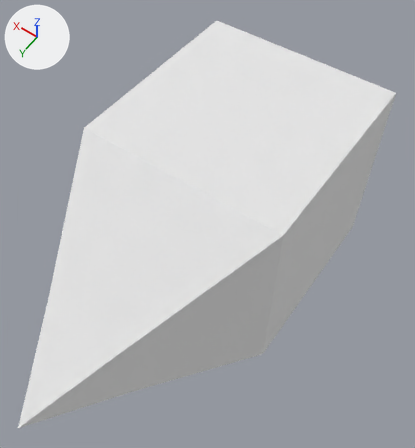
The OBJ model resources/generic_object.obj, before and after one commit.
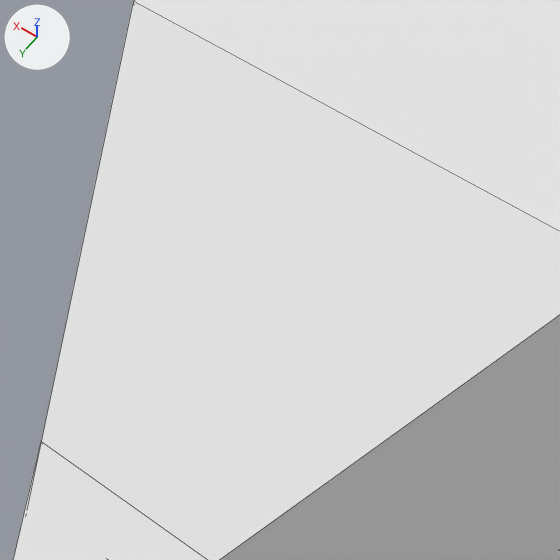
Each version appears first whole from a 50 mm camera at (-2.03, 3.41, 4.41) aimed at (-0.1, 0.7, 0.16), and next in a close-up on the part from 7% to 62% of the width and 28% to 79% of the height. Every picture has the same lights, and +X, +Y and +Z are marked at upper left. The close-ups show mesh edges as thin lines. Where no turn or scale is listed for an object, it has been applied to the vertices.

The older version as bpy lines, for what is in view:
```python
me_cube = bpy.data.meshes.new('Cube')
me_cube.from_pydata(...)  # 9 vertices, 9 faces; spans x -1.0..1.0, y -1.0..3.0, z -1.0..1.0
me_cube.materials.append(mat_none)  # white #e7e7e7
me_tip_cube_001 = bpy.data.meshes.new('tip_Cube.001')
me_tip_cube_001.from_pydata([(-0.37, 2.262, 0.37), (-0.37, 2.262, -0.37), (0.37, 2.262, 0.37), (0.37, 2.262, -0.37), (0.0, 3.044, 0.0)], [], [(2, 3, 4), (3, 1, 4), (0, 2, 4), (1, 0, 4)])
me_tip_cube_001.materials.append(mat_none)  # white #e7e7e7
ob_cube = bpy.data.objects.new('Cube', me_cube)
ob_cube.location = (0.0, 0.0, 0.0)
ob_tip_cube_001 = bpy.data.objects.new('tip_Cube.001', me_tip_cube_001)
ob_tip_cube_001.location = (0.0, 0.0, 0.0)
```
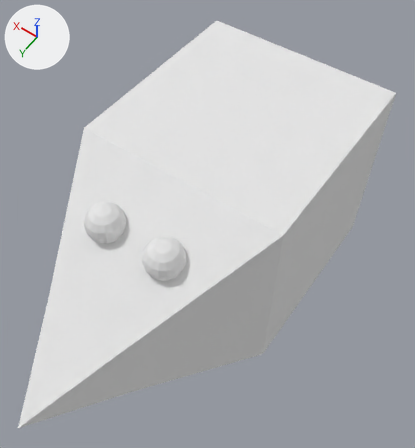
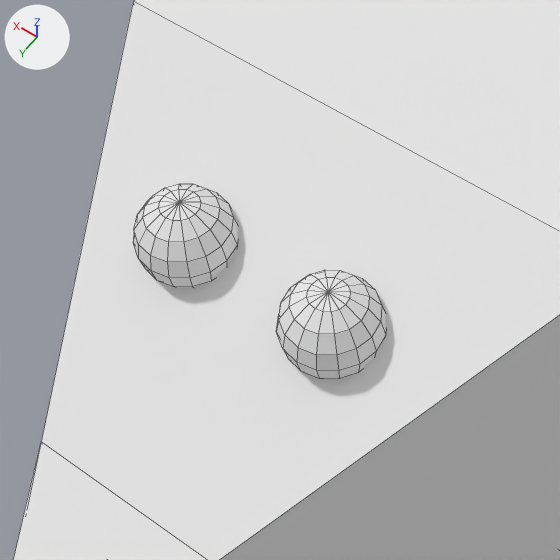
Edits to the bpy script that builds the scene:
```text
Add me_sphere_001_sphere_002:
    me_sphere_001_sphere_002.from_pydata(...)  # a UV sphere (16 segments, 8 rings, poles along z) spanning x -0.472..-0.128, y 1.381..1.726, z 0.591..0.936; a UV sphere (16 segments, 8 rings, poles along z) spanning x 0.128..0.472, y 1.381..1.726, z 0.591..0.936
    me_sphere_001_sphere_002.materials.append(mat_none)  # white #e7e7e7
Add ob_sphere_001_sphere_002:
    ob_sphere_001_sphere_002 = bpy.data.objects.new('Sphere.001_Sphere.002', me_sphere_001_sphere_002)
    ob_sphere_001_sphere_002.location = (0.0, 0.0, 0.0)
```

Boxes (x1, y1, x2, y2) around the edits, measured in the close-ups (560 x 560 px):
'Sphere.001_Sphere.002', added: after (133, 184, 386, 379)
